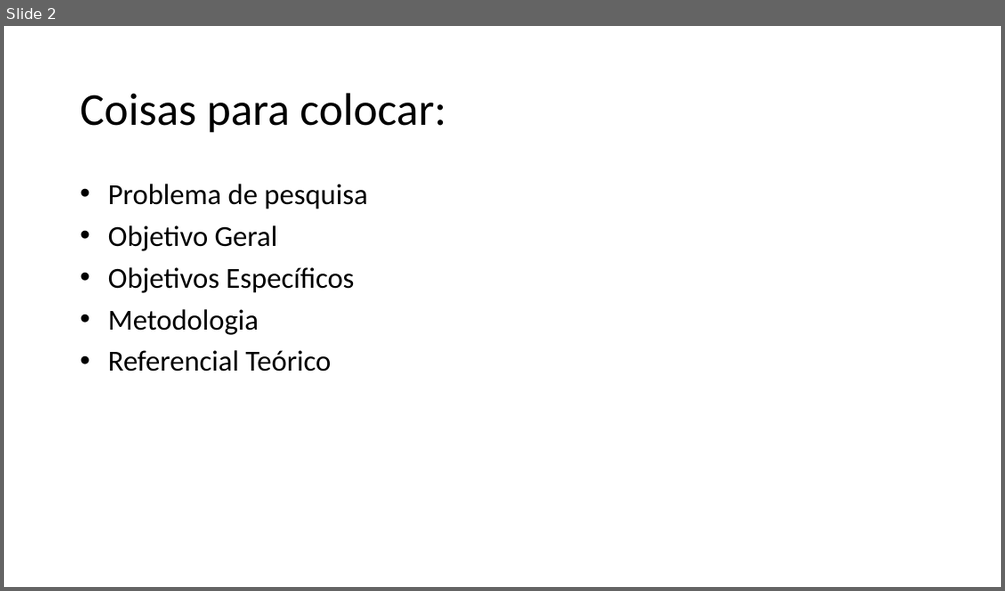
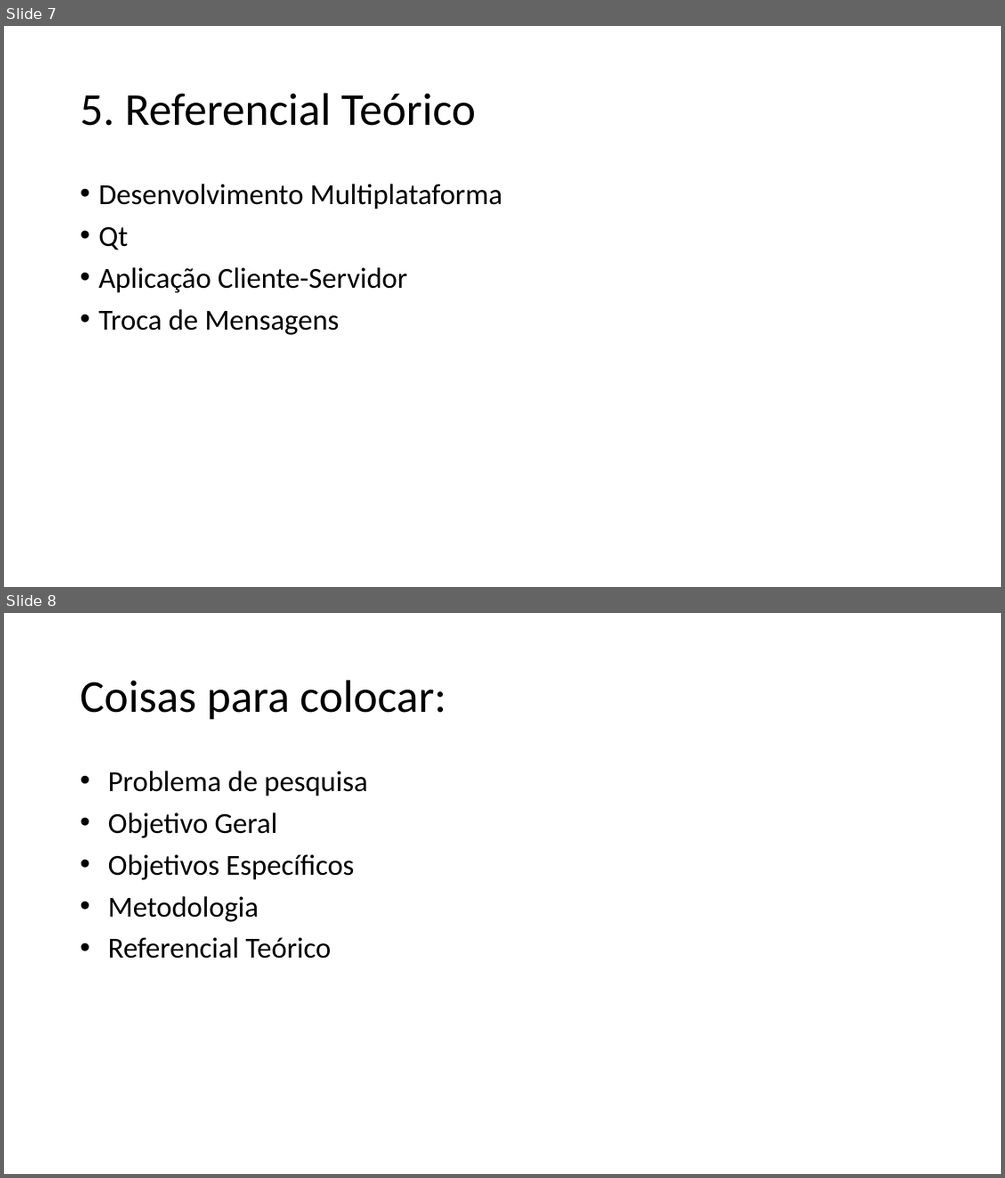
Before and after one commit to ricardopetrere/TCC_FTT, a slide deck: documentos/Apresentação_22_09.pptx. Shown one above the other, each under a label of ours: slide 2 before the commit, slides 7 and 8 after it. The pictures are 1005x591 and 1005x1178 pixels, drawn with LibreOffice and Linux fonts; fonts in the diff are those of the drawing. Boxes give left, top, right and bottom in pixels: in the first picture for what was removed or moved away, otherwise in the second. Text is boxed around its words. In the diff, an @@ line names an element or a change of style, - is before the commit and + after.

```diff
--- a/documentos/Apresentação_22_09.pptx
+++ b/documentos/Apresentação_22_09.pptx
@@ slide 7 added at (4,26,1001,587), background #FFFFFF @@
@@ title added at (80,93,476,126), 44 pt, text #000000 @@
+5. Referencial Teórico
@@ text added at (98,184,502,335), 28 pt, text #000000 @@
+• Desenvolvimento Multiplataforma
+• Qt
+• Aplicação Cliente-Servidor
+• Troca de Mensagens
@@ what was slide 2 is now slide 8 @@
```
Also in this commit, not shown: 6 other slides added, 1 slide removed, 1 other file.
